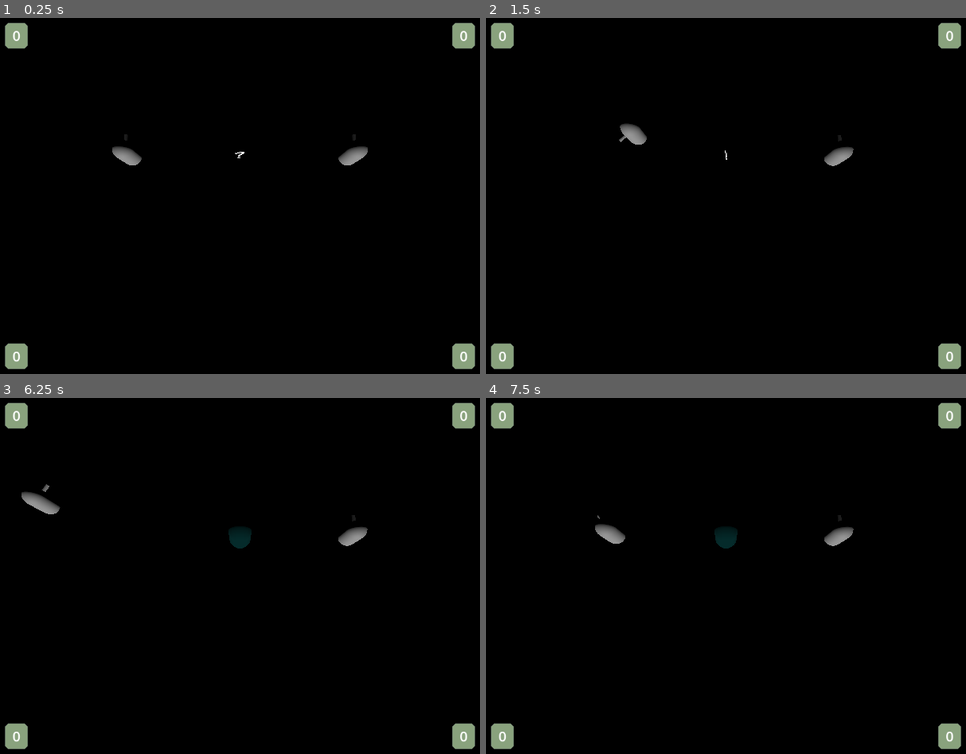
Above: before the commit, frames 1-4 (two rows, left to right).
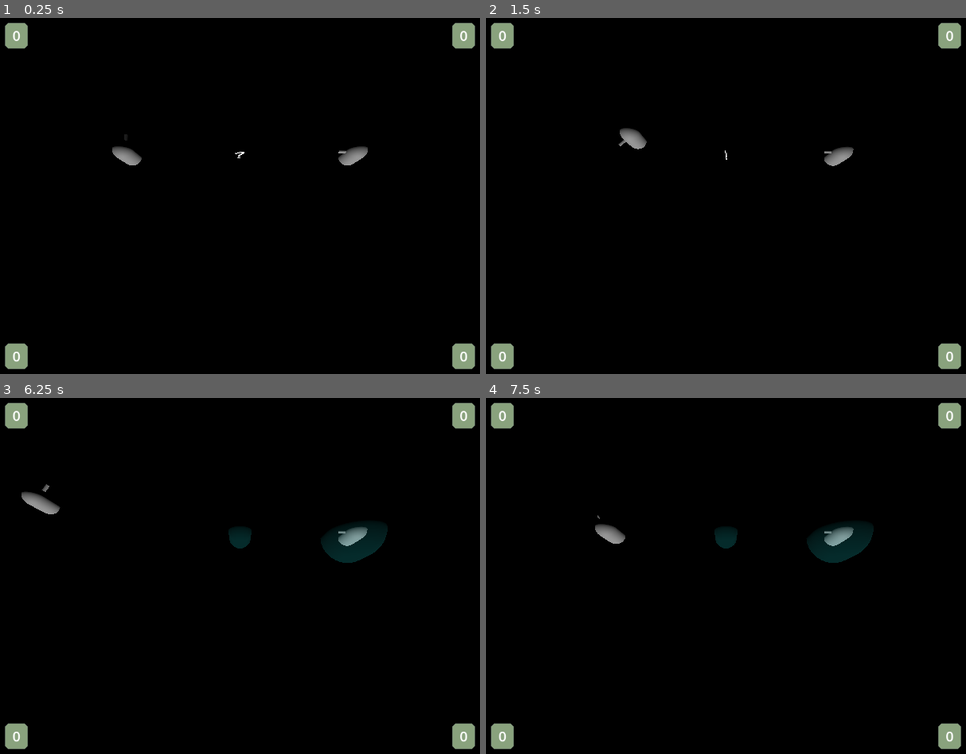
Above: after the commit, the same moments.

Repository: ronincampbell/GDS2Project
Game: Godot game, scene res://spells/test/Sandbox.tscn
Two runs of this game, one before a commit and one after it. Both use one fixed random seed, a clock stepped at 60 frames per second and the inputs below. This scene is started directly instead of the project's main scene.
Inputs:
- Up to frame 1 (0.25 s): no input
- Up to frame 2 (1.5 s): tap Enter (ui_accept) at 0.5, 0.77 s; hold D (PlayerRight) 0.53-1.28 s; hold E (PlayerInteract) 0.53-1.28 s; hold S (PlayerDown) from 1.28 s (still down); tap Space at 1.35 s
- Up to frame 3 (6.25 s): tap Enter (ui_accept) at 1.52, 2.75, 3.02, 3.77, 4.25, 4.52, 6.02 s; release S (PlayerDown) at 2.03 s; hold D (PlayerRight) 2.03-2.78 s; hold R 2.03-2.78 s; hold W (PlayerUp) 2.78-3.53 s; tap E (PlayerInteract) at 2.85 s; hold Space 3.53-4.28 s; hold A (PlayerLeft) 3.53-5.03 s; tap R at 4.35 s; hold S (PlayerDown) 5.03-5.78 s; hold E (PlayerInteract) 5.03-5.78 s; hold D (PlayerRight) from 5.78 s (still down); tap Space at 5.85 s
- Up to frame 4 (7.5 s): tap Enter (ui_accept) at 6.5, 6.77, 7.25 s; release D (PlayerRight) at 6.53 s; hold W (PlayerUp) 6.53-7.28 s; hold R 6.53-7.28 s; hold D (PlayerRight) from 7.28 s (still down); tap E (PlayerInteract) at 7.35 s

The runs differ from the first frame. In frame 1, less than 0.1% of the frame differs, in the area x 70-75%, y 32-39%; in frame 2, 0.3%; in frame 3, 0.8%, in the area x 66-81%, y 32-47%; in frame 4, 0.8%.

Commit message:
Tweaked shield spell
Shield able to be cast but does not work as intended

Diff:
--- a/spells/spell_caster.gd
+++ b/spells/spell_caster.gd
@@ -66,7 +66,6 @@
 	s.owner_caster = self
 	s.duration = 3.0
 	s.radius = 1.2
-	s.reflect_projectiles = true
 	s.absorb_knockback_scale = 0.2
 	_player.get_tree().current_scene.add_child(s)
 
--- a/spells/spells/shield.gd
+++ b/spells/spells/shield.gd
@@ -3,10 +3,10 @@
 
 @export var duration: float = 5.0
 @export var radius: float = 1.2
-@export var reflect_projectiles: bool = true
 @export var absorb_knockback_scale: float = 0.2
 
 var owner_player: CharacterBody3D = null
+var owner_caster: SpellCaster
 
 var _elapsed: float = 0.0
 @onready var _shape: CollisionShape3D = $CollisionShape3D
@@ -23,6 +23,9 @@
 
 	if owner_player != null:
 		global_position = owner_player.global_position
+
+	if owner_caster != null:
+		owner_caster._on_shield_started(absorb_knockback_scale)
 
 	if _visual != null:
 		var s: float = radius * 2.0
@@ -51,9 +54,6 @@
 		fb.queue_free()
 
 func _cleanup_and_free() -> void:
-	if owner_player != null:
-		if owner_player.has_variable("is_shielded"):
-			owner_player.is_shielded = false
-		if owner_player.has_variable("shield_absorb_scale"):
-			owner_player.shield_absorb_scale = 1.0
+	if owner_caster != null:
+		owner_caster._on_shield_ended()
 	queue_free()
--- a/spells/test/Sandbox.tscn
+++ b/spells/test/Sandbox.tscn
@@ -18,7 +18,7 @@
 fireball_scene = ExtResource("2_f2qdg")
 shield_scene = ExtResource("3_xvkqo")
 caster_a_path = NodePath("PlayerA/SpellCaster")
-caster_b_path = NodePath("PlayerA/SpellCaster")
+caster_b_path = NodePath("PlayerB/SpellCaster")
 
 [node name="Camera3D" type="Camera3D" parent="."]
 transform = Transform3D(1, 0, 0, 0, 0.173648, 0.984808, 0, -0.984808, 0.173648, 0, 13.1553, 4.40786)
@@ -45,7 +45,7 @@
 respawn_facing_deg = 0.0
 
 [node name="PlayerB" parent="." instance=ExtResource("1_63d72")]
-transform = Transform3D(1, 0, 0, 0, 1, 0, 0, 0, 1, 6, 1, 0)
+transform = Transform3D(-4.37114e-08, 0, 1, 0, 1, 0, -1, 0, -4.37114e-08, 6, 1, 0)
 
 [node name="SpellPickup" parent="." instance=ExtResource("5_xvkqo")]
 transform = Transform3D(1, 0, 0, 0, 1, 0, 0, 0, 1, 0, 1.11384, 0)
--- a/spells/test/player_controller_test.gd
+++ b/spells/test/player_controller_test.gd
@@ -11,6 +11,7 @@
 
 var _kb: Vector3 = Vector3.ZERO  # knockback buffer (compatible with the old dummy behavior)
 var _caster: SpellCaster
+var is_shielded: bool = false
 @onready var _muzzle: Node3D = get_node_or_null("Muzzle")
 
 func _ready() -> void:
--- a/spells/test/sandbox.gd
+++ b/spells/test/sandbox.gd
@@ -27,9 +27,13 @@
 
 func _run_sequence() -> void:
 	await _after(0.2)
-	a_caster.add_spell(SpellPickup.SpellID.FIREBALL)
-	await _after(0.2)
-	a_caster.cast_current()
+	b_caster.add_spell(SpellPickup.SpellID.SHIELD)
+	await _after(6.0)
+	b_caster.cast_current()
+	await _after(12.0)
+	b_caster.add_spell(SpellPickup.SpellID.FIREBALL)
+	await _after(6.0)
+	b_caster.cast_current()
 
 func _after(seconds: float) -> Signal:
 	return get_tree().create_timer(seconds).timeout
Not shown: 1 places in maps/test_map.tscn that only renumber resources
